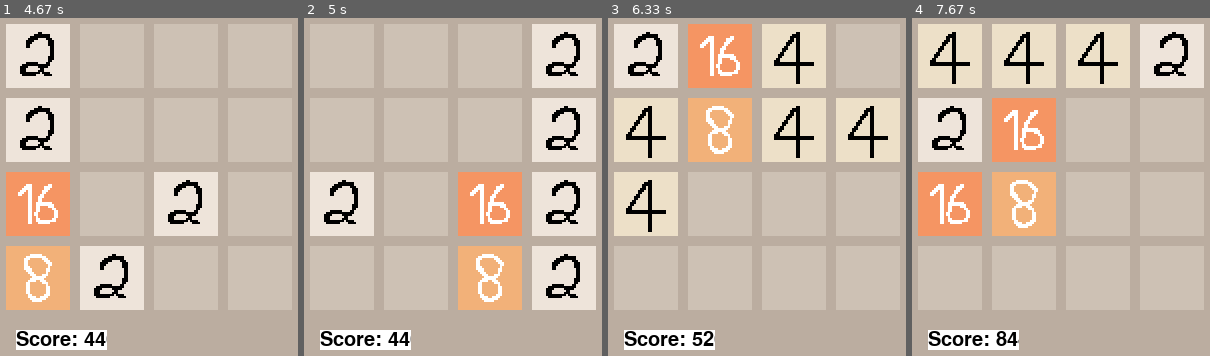
Above: before the commit, frames 1-4 (left to right).
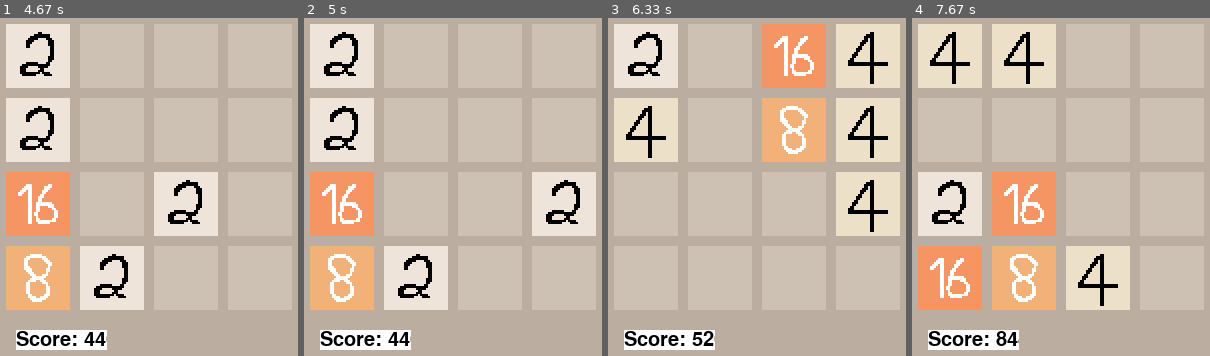
Above: after the commit, the same moments.

Repository: zzayah/GameDesignWithPygame
Game: pygame game, started from main.py
Same seed, same stepped clock (60 frames per second), same inputs: the game is played once before the commit and once after it.
Inputs:
- Up to frame 1 (4.67 s): hold Right 0.33-0.8 s; hold Up 0.83-1.13 s; hold Right 1.17-1.63 s; hold Left 1.67-2.2 s; hold Down 2.23-2.53 s; hold Left 2.57-2.97 s; hold Up 3-3.37 s; hold Right 3.4-4.03 s; hold Down 4.07-4.43 s; hold Left from 4.47 s (still down)
- Up to frame 2 (5 s): release Left at 4.93 s; hold Right from 4.97 s (still down)
- Up to frame 3 (6.33 s): release Right at 5.43 s; hold Up 5.47-5.77 s; hold Right 5.8-6.27 s; hold Left from 6.3 s (still down)
- Up to frame 4 (7.67 s): release Left at 6.83 s; hold Down 6.87-7.17 s; hold Left 7.2-7.6 s; hold Up from 7.63 s (still down)

Frame 1 is identical in both runs. In frame 2, 41% of the frame differs, in the area x 2-98%, y 1-87%; in frame 3, 28%; in frame 4, 36%.

Commit message:
animations complete with minor bugs

Diff:
--- a/game.py
+++ b/game.py
@@ -17,13 +17,13 @@
         self.filled = False
 
         self.need_to_place_two = True
+        self.delay = 3
 
         self.clock = pg.time.Clock()
 
-    def merge_tiles(self, direc, bool = None):
+    def merge_tiles(self, direc, bool = None, lost = False):
 
         if bool:
-
             check_against = copy.deepcopy(self.matrix)
 
             merged = [[False for _ in range(4)] for _ in range(4)]
@@ -115,6 +115,9 @@
                                 self.score += self.matrix[i - shift - 1][j]
                                 self.matrix[i - shift][j] = 0
                                 merged[i - shift - 1][j] = True
+                            self.draw_int()
+                            pg.display.flip()
+                            pg.time.wait(self.delay)
 
             elif direc == 'right':
                 for i in range(3):
@@ -132,6 +135,9 @@
                                 self.score += self.matrix[3 - i + shift][j]
                                 self.matrix[2 - i + shift][j] = 0
                                 merged[3 - i + shift][j] = True
+                        self.draw_int()
+                        pg.display.flip()
+                        pg.time.wait(self.delay)
 
             elif direc == 'up':
                 for i in range(4):
@@ -148,6 +154,9 @@
                             self.score += self.matrix[i][j - shift - 1]
                             self.matrix[i][j - shift] = 0
                             merged[i][j - shift - 1] = True
+                        self.draw_int()
+                        pg.display.flip()
+                        pg.time.wait(self.delay)
 
             elif direc == 'down':
                 for i in range(4):
@@ -165,6 +174,9 @@
                                 self.score += self.matrix[i][4 - j + shift]
                                 self.matrix[i][3 - j + shift] = 0
                                 merged[i][4 - j + shift] = True
+                        self.draw_int()
+                        pg.display.flip()
+                        pg.time.wait(self.delay)
 
             elif direc == "undo":
                 self.score = self.prev_score
@@ -188,6 +200,7 @@
             no_change = all(current_board == self.merge_tiles(move) for move in moves)
             if no_change:
                 self.lost = True
+
 
     def draw(self):
         if self.won:
@@ -249,6 +262,13 @@
                 sprite = pg.transform.scale(sprite, (64, 64))
                 self.screen.blit(sprite, ((10 + (74 * row)), (10 + (74 * col))))
 
+    def draw_int(self):
+        for row in range(4):
+            for col in range(4):
+                sprite = pg.image.load(f"sprites/{self.matrix[row][col]}.png")
+                sprite = pg.transform.scale(sprite, (64, 64))
+                self.screen.blit(sprite, ((10 + (74 * row)), (10 + (74 * col))))
+
     def run(self):
         pg.init()
         self.screen = pg.display.set_mode(self.screen_size)
@@ -270,17 +290,47 @@
                     self.merge_tiles("undo")
                     print("undo move")
                 elif keys[pg.K_UP]:
-                    self.merge_tiles("up")
-                    self.need_to_place_two = True
+
+                    local_place_two = None
+
+                    if self.matrix == self.merge_tiles("up", True):
+                        local_place_two = False
+                    else:
+                        self.merge_tiles("up")
+                        local_place_two = True
+
+                    self.need_to_place_two = local_place_two
+
                 elif keys[pg.K_LEFT]:
-                    self.merge_tiles("left")
-                    self.need_to_place_two = True
+                    local_place_two = None
+
+                    if self.matrix == self.merge_tiles("left", True):
+                        local_place_two = False
+                    else:
+                        self.merge_tiles("left")
+                        local_place_two = True
+
+                    self.need_to_place_two = local_place_two
                 elif keys[pg.K_RIGHT]:
-                    self.merge_tiles("right")
-                    self.need_to_place_two = True
+                    local_place_two = None
+
+                    if self.matrix == self.merge_tiles("right", True):
+                        local_place_two = False
+                    else:
+                        self.merge_tiles("right")
+                        local_place_two = True
+
+                    self.need_to_place_two = local_place_two
                 elif keys[pg.K_DOWN]:
-                    self.merge_tiles("down")
-                    self.need_to_place_two = True
+                    local_place_two = None
+
+                    if self.matrix == self.merge_tiles("down", True):
+                        local_place_two = False
+                    else:
+                        self.merge_tiles("down")
+                        local_place_two = True
+
+                    self.need_to_place_two = local_place_two
                 else:
                     print("no_imp")
 
